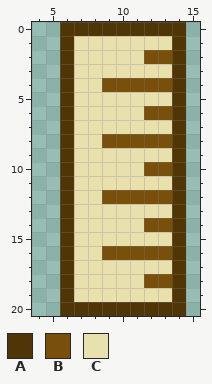
Pixel-art sprite -- resources/icons/21/distance.png. Above: the version before the commit.
The file is 21x21 pixels. Shown: x 4..15, y 0..20.
Palette (. is transparent): A #503507  B #79500b  C #e8e1ad
Pixels before, first column x 6:
 0 AAAAAAAAA
 1 ACCCCCCCA
 2 ACCCCCBBA
 3 ACCCCCCCA
 4 ACCBBBBBA
 5 ACCCCCCCA
 6 ACCCCCBBA
 7 ACCCCCCCA
 8 ACCBBBBBA
 9 ACCCCCCCA
10 ACCCCCBBA
11 ACCCCCCCA
12 ACCBBBBBA
13 ACCCCCCCA
14 ACCCCCBBA
15 ACCCCCCCA
16 ACCBBBBBA
17 ACCCCCCCA
18 ACCCCCBBA
19 ACCCCCCCA
20 AAAAAAAAA
And afterwards:
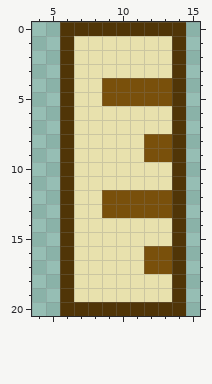
Diff:
Changed rows in their new state; - is an unchanged pixel.
first column x 9:
 2 ---CC
 5 BBBBB
 6 ---CC
 8 CCC--
 9 ---BB
10 ---CC
13 BBBBB
14 ---CC
16 CCC--
17 ---BB
18 ---CC
Pixel boxes of the changes (left, top, right, bottom) in both pictures:
changed: (102, 50, 172, 288)
